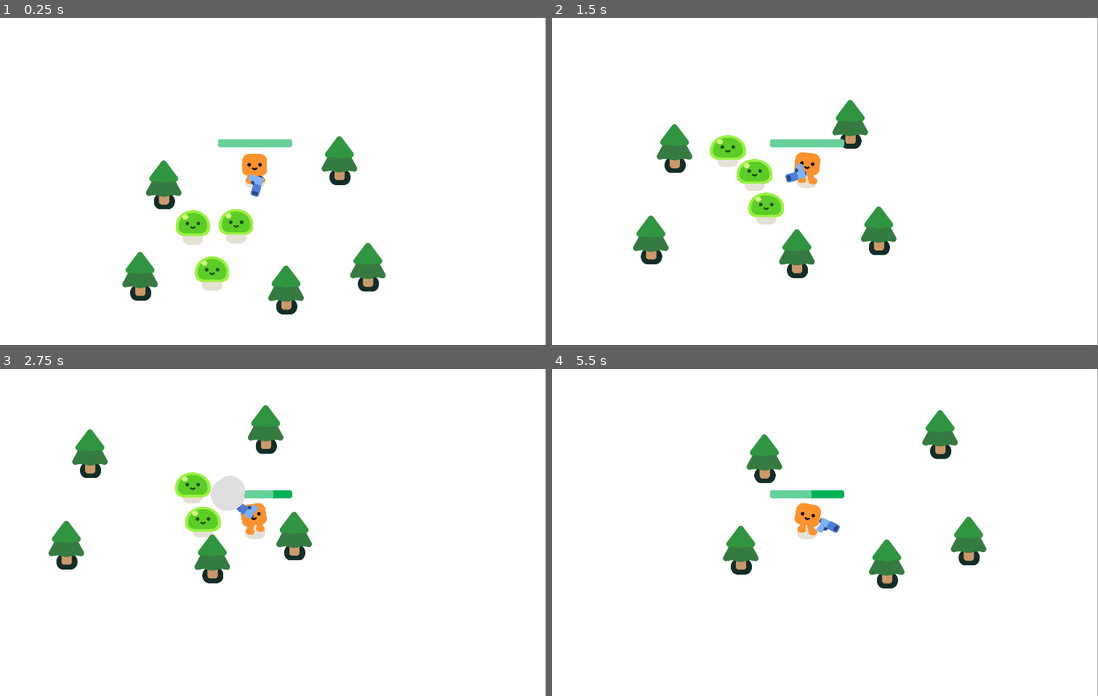
Above: before the commit, frames 1-4 (two rows, left to right).
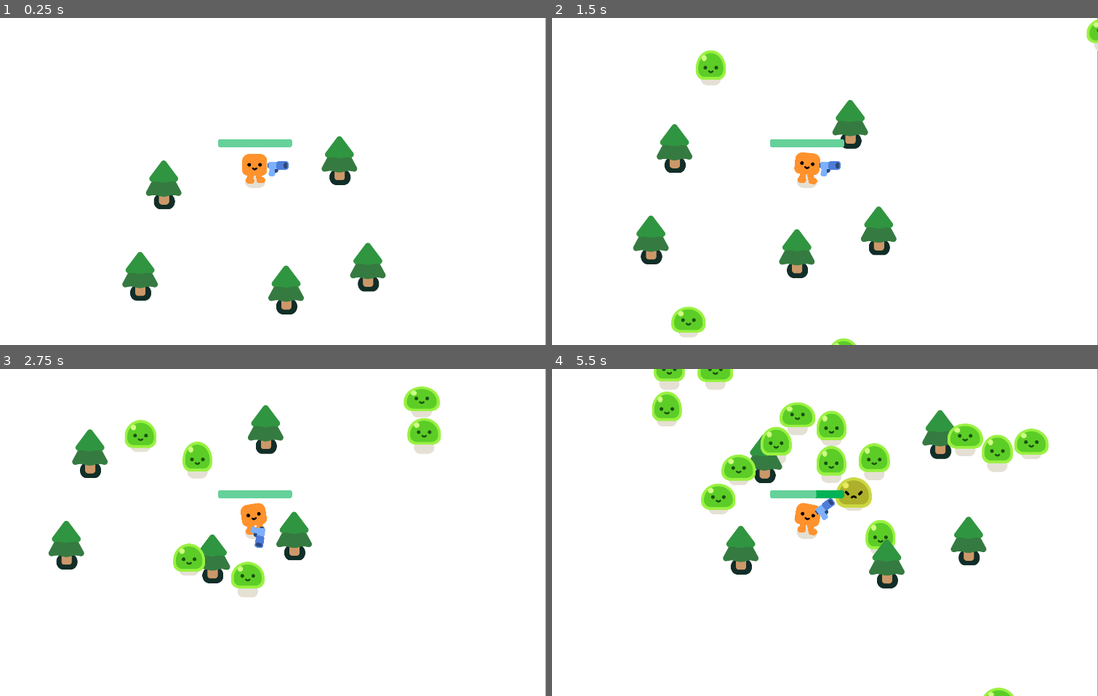
Above: after the commit, the same moments.

Repository: TranQuocNghiaGameMaker/Vampire-Survivor-In-GODOT
Game: Godot game, scene res://Scenes/Survival Game.tscn
The game is run twice, just before and just after one commit, with the same random seed, the same clock (stepped at 60 frames per second) and the same inputs.
Inputs:
- Up to frame 1 (0.25 s): no input
- Up to frame 2 (1.5 s): hold Right (move_right) 0.53-1.28 s; hold Down (move_down) from 1.28 s (still down)
- Up to frame 3 (2.75 s): release Down (move_down) at 2.03 s; hold Right (move_right) from 2.03 s (still down)
- Up to frame 4 (5.5 s): release Right (move_right) at 2.78 s; hold Up (move_up) 2.78-3.53 s; hold Left (move_left) 3.53-5.03 s; hold Down (move_down) from 5.03 s (still down)

The runs differ from the first frame. In frame 1, 1.8% of the frame differs, in the area x 32-53%, y 43-84%; in frame 2, 2.9%; in frame 3, 4.7%; in frame 4, 7.3%, in the area x 18-91%, y 0-100%.

Commit message:
+[NghiaTQ] Added randomly spawn mob

Diff:
--- /dev/null
+++ b/Scenes/Survival Game.gd
@@ -0,0 +1,12 @@
+extends Node2D
+
+const MOB = preload("res://Scenes/mob.tscn")
+func _spawn_mobs():
+	var mob = MOB.instantiate()
+	%PathFollow2D.progress_ratio = randf()
+	mob.global_position = %PathFollow2D.global_position
+	add_child(mob)
+
+
+func _on_timer_timeout():
+	_spawn_mobs()
--- a/Scenes/Survival Game.tscn
+++ b/Scenes/Survival Game.tscn
@@ -1,11 +1,18 @@
-[gd_scene load_steps=4 format=3 uid="uid://gqinmonioyal"]
+[gd_scene load_steps=5 format=3 uid="uid://gqinmonioyal"]
 
 [ext_resource type="PackedScene" uid="uid://dqnvktw1muhoa" path="res://Scenes/Player.tscn" id="1_0kjnw"]
+[ext_resource type="Script" path="res://Scenes/Survival Game.gd" id="1_7sit8"]
 [ext_resource type="PackedScene" uid="uid://g5b6bq2ly3qf" path="res://Scenes/Pine_tree.tscn" id="2_totqp"]
-[ext_resource type="PackedScene" uid="uid://dbd0wrbvr32sj" path="res://Scenes/mob.tscn" id="3_gkevq"]
+
+[sub_resource type="Curve2D" id="Curve2D_op22a"]
+_data = {
+"points": PackedVector2Array(0, 0, 0, 0, 1731, 719, 0, 0, 0, 0, 1726, -574, 0, 0, 0, 0, -612, -601, 0, 0, 0, 0, -607, 703, 0, 0, 0, 0, 1745, 683)
+}
+point_count = 5
 
 [node name="Game" type="Node2D"]
 y_sort_enabled = true
+script = ExtResource("1_7sit8")
 
 [node name="CanvasLayer" type="CanvasLayer" parent="."]
 layer = -1
@@ -33,11 +40,18 @@
 [node name="Player" parent="." instance=ExtResource("1_0kjnw")]
 position = Vector2(579, 236)
 
-[node name="Mob" parent="." instance=ExtResource("3_gkevq")]
-position = Vector2(505, 459)
+[node name="Path2D" type="Path2D" parent="Player"]
+position = Vector2(-189, 217)
+curve = SubResource("Curve2D_op22a")
 
-[node name="Mob2" parent="." instance=ExtResource("3_gkevq")]
-position = Vector2(318, 475)
+[node name="PathFollow2D" type="PathFollow2D" parent="Player/Path2D"]
+unique_name_in_owner = true
+position = Vector2(1197.23, -580.106)
+rotation = -3.13004
+progress = 1821.82
 
-[node name="Mob3" parent="." instance=ExtResource("3_gkevq")]
-position = Vector2(408, 646)
+[node name="Timer" type="Timer" parent="."]
+wait_time = 0.3
+autostart = true
+
+[connection signal="timeout" from="Timer" to="." method="_on_timer_timeout"]
